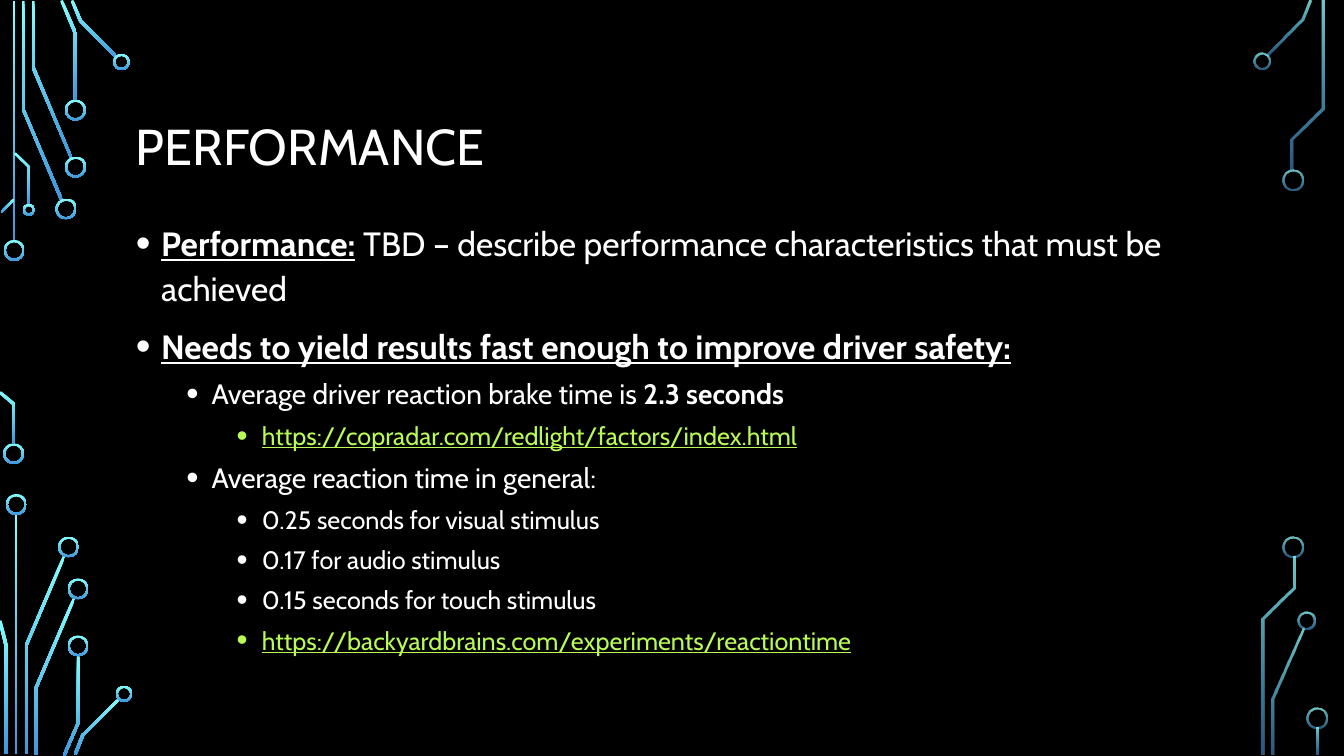
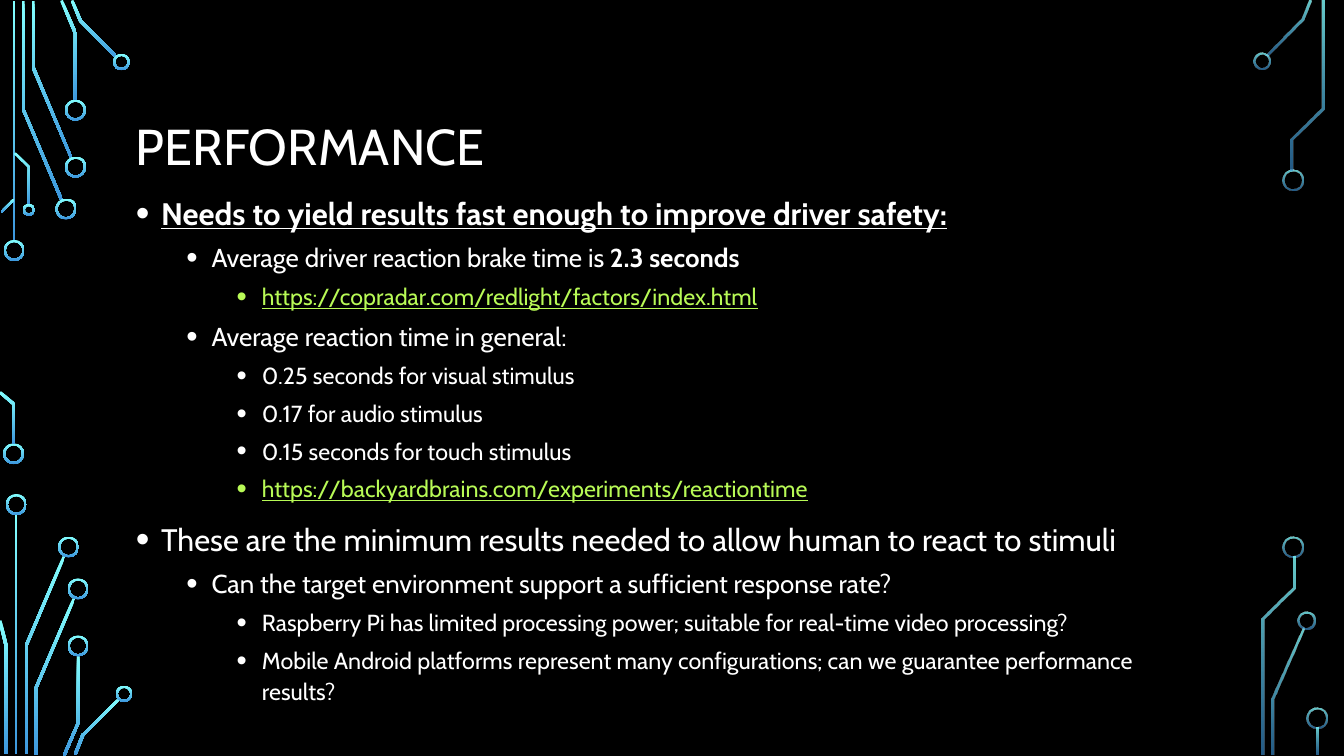
Before and after one commit to Scarabyte/SSW690-Project, a slide deck: slide 7 of docs/Presentations/Computer Vision Driving Aids Project Overview.pptx. Drawn at 1344x756 pixels with LibreOffice and Linux fonts; fonts in the diff are those of the drawing; background and template pictures are left out. Boxes give left, top, right and bottom in pixels: in the first picture for what was removed or moved away, otherwise in the second. Text is boxed around its words. In the diff, an @@ line names an element or a change of style, - is before the commit and + after.

Commit message:
Update Performance slide
This addresses Issue #5

```diff
--- a/docs/Presentations/Computer Vision Driving Aids Project Overview.pptx
+++ b/docs/Presentations/Computer Vision Driving Aids Project Overview.pptx
@@ text "Needs to yield results fast ...": place and size @@
-text "Needs to yield results fast ..." at (161, 230, 1162, 656)
+text "Needs to yield results fast ..." at (161, 201, 1132, 701)
@@ text at (161, 201, 947, 503): size 24 to 22.2 pt in "Needs to yield results fast enough to ..."; size 20 to 18.5 pt in "Average driver reaction brake time is 2.3 ...", "Average reaction time in general:"; size 18 to 16.6 pt in "https://copradar.com/redlight/factors/index.html", "0.25 seconds for visual stimulus", "0.17 for audio stimulus", "0.15 seconds for touch stimulus" and 1 more places @@
@@ text at (161, 230, 1162, 302): paragraph removed @@
-• Performance: TBD – describe performance characteristics that must be achieved
@@ text at (161, 527, 1132, 701): paragraphs added @@
+• These are the minimum results needed to allow human to react to stimuli
+  • Can the target environment support a sufficient response rate?
+    • Raspberry Pi has limited processing power; suitable for real-time video processing?
+    • Mobile Android platforms represent many configurations; can we guarantee performance results?
```
